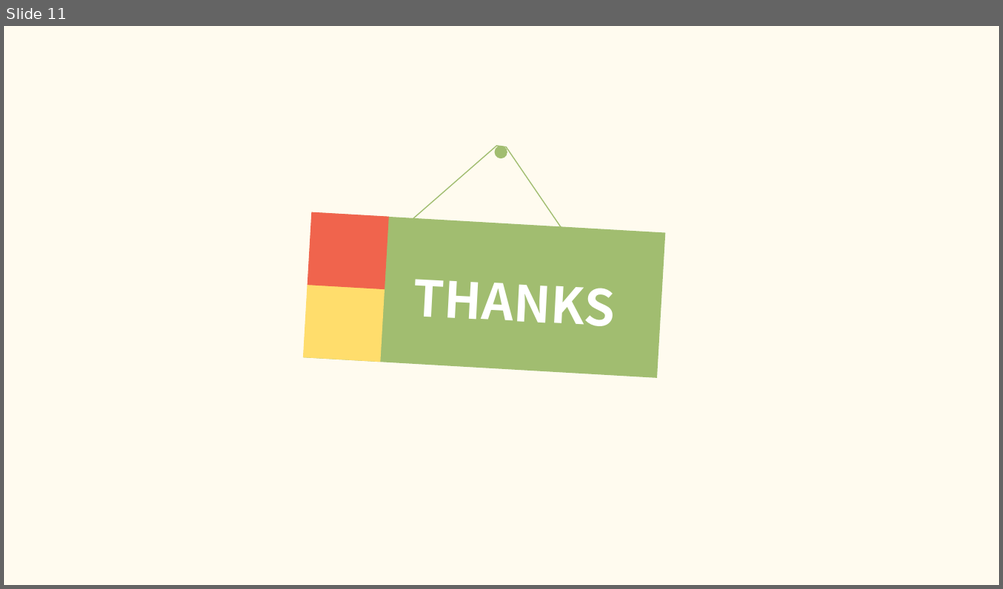
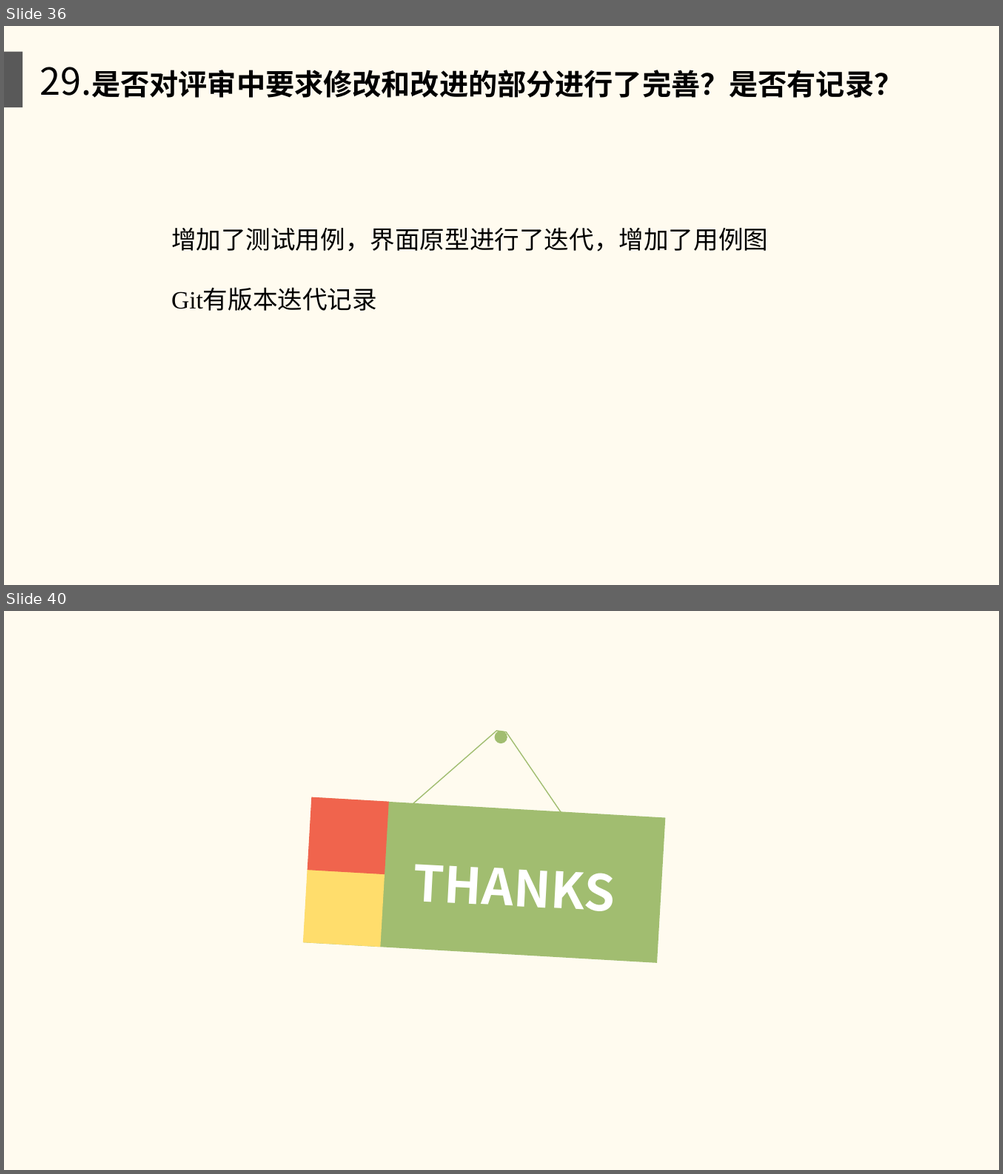
Before and after one commit to twn422/PRD2017, a slide deck: PRD-2017-G24/STW/受控文件/分析设计/软件需求规格说明书/软件需求规格说明书.ppt. Shown one above the other, each under a label of ours: slide 11 before the commit, slides 36 and 40 after it; the slides between them are not shown. The pictures are 1003x589 and 1003x1174 pixels, drawn with LibreOffice and Linux fonts; fonts in the diff are those of the drawing. Boxes give left, top, right and bottom in pixels: in the first picture for what was removed or moved away, otherwise in the second. Text is boxed around its words. In the diff, an @@ line names an element or a change of style, - is before the commit and + after.

Commit message:
规格书评审版

```diff
--- a/PRD-2017-G24/STW/受控文件/分析设计/软件需求规格说明书/软件需求规格说明书.ppt
+++ b/PRD-2017-G24/STW/受控文件/分析设计/软件需求规格说明书/软件需求规格说明书.ppt
@@ slide 36 added at <box>4,26,999,585</box>, background #FFFBEF @@
@@ rectangle added at <box>4,51,22,107</box>, fill #595959 @@
@@ text added at <box>40,67,902,98</box>, 28 pt, text #000000, bold @@
+29.是否对评审中要求修改和改进的部分进行了完善？是否有记录？
@@ text added at <box>171,227,768,311</box>, 24 pt, text #000000 @@
+增加了测试用例，界面原型进行了迭代，增加了用例图
+Git有版本迭代记录
@@ what was slide 11 is now slide 40 @@
```
Also in this commit, not shown: 1 slide changed, 31 other slides added, 3 slides removed, 24 other files.
